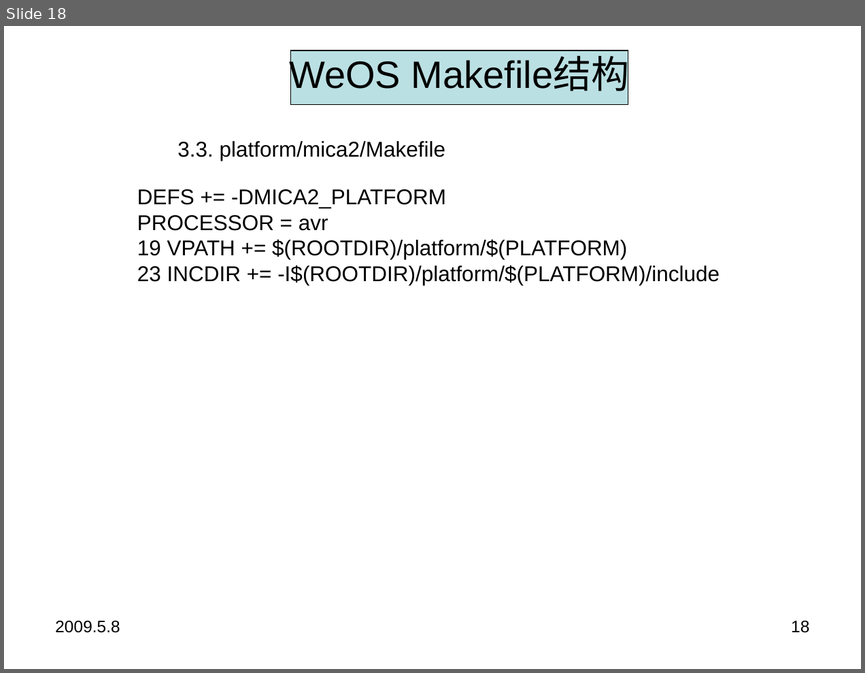
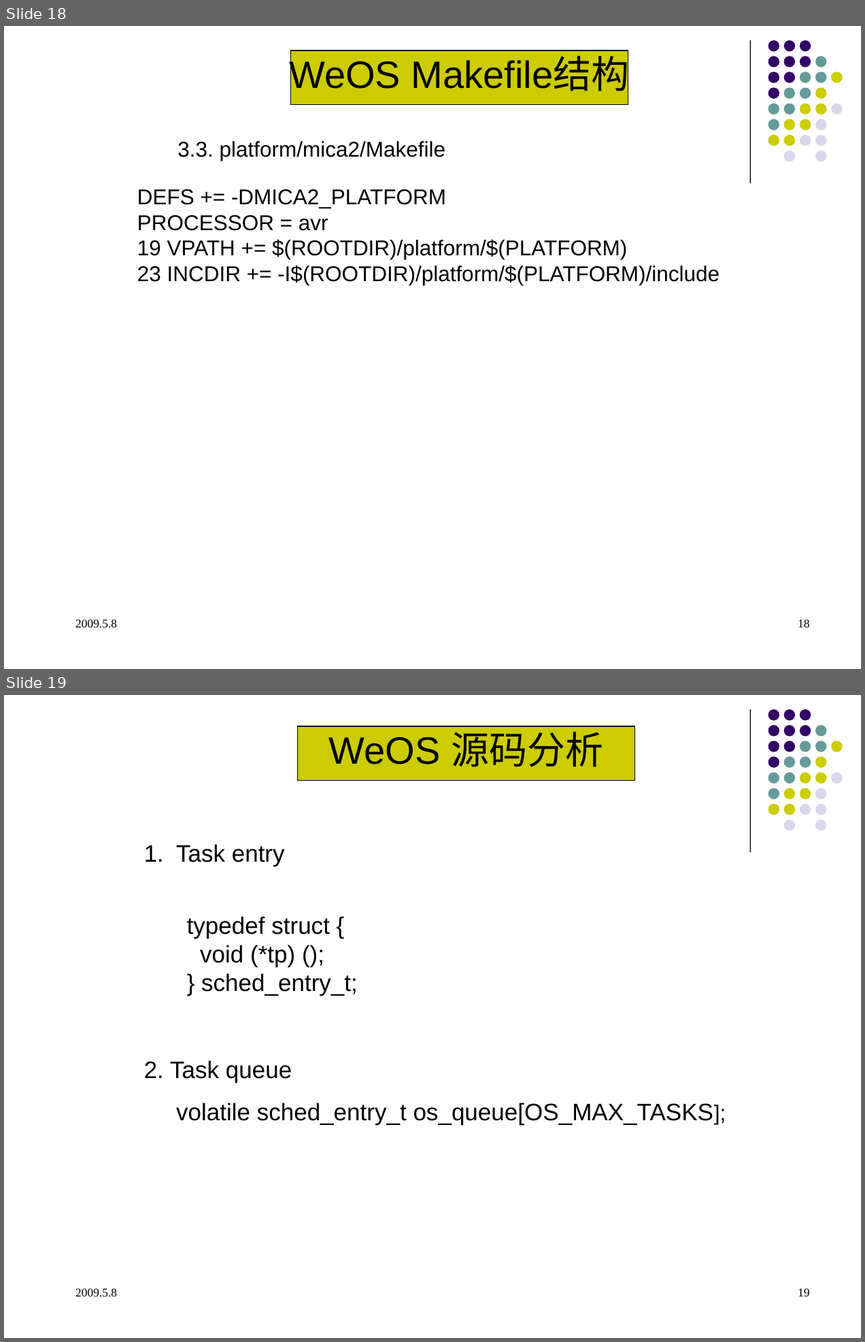
Before and after one commit to qinzb/WeOS, a slide deck: doc/weos_V0.1.ppt. Shown one above the other, each under a label of ours: slide 18 before the commit, slides 18 and 19 after it. The pictures are 865x673 and 865x1342 pixels, drawn with LibreOffice and Linux fonts; fonts in the diff are those of the drawing. Boxes give left, top, right and bottom in pixels: in the first picture for what was removed or moved away, otherwise in the second. Text is boxed around its words. In the diff, an @@ line names an element or a change of style, - is before the commit and + after.

```diff
--- a/doc/weos_V0.1.ppt
+++ b/doc/weos_V0.1.ppt
@@ slide 19 added at [4,695,861,1338], background #FFFFFF; not listed: 32 template elements that a slide beside it also shows @@
@@ rectangle added at [298,726,636,780], fill #CCCC00, outline #000000 0.74 pt, 32 pt, text #000000 @@
+WeOS 源码分析
@@ text added at [144,844,713,1125], 20 pt, text #000000 @@
+1. Task entry
+  typedef struct {
+  void (*tp) ();
+  } sched_entry_t;
+2. Task queue
+volatile sched_entry_t os_queue[OS_MAX_TASKS];
@@ text added at [75,1288,117,1296], 10 pt, text #000000 @@
+2009.5.8
@@ page number added at [798,1288,809,1296], 10 pt, text #000000 @@
+19
@@ slide 18 changed as well @@
@@ line added from (750, 40) to (750, 183), #000000 0.74 pt @@
@@ rectangle "WeOS Makefile结构" at [291,50,629,104]: fill #BBE0E3 to #CCCC00 @@
@@ group added at [768,40,842,161]: 31 ellipses @@
@@ text "2009.5.8" at [75,619,117,627]: size 14 to 10 pt, font Arial to Times New Roman; indent changed @@
@@ page number at [798,619,809,627]: size 14 to 10 pt, font Arial to Times New Roman; indent changed @@
```
Also in this commit, not shown: 20 other slides changed, 9 other slides added.
